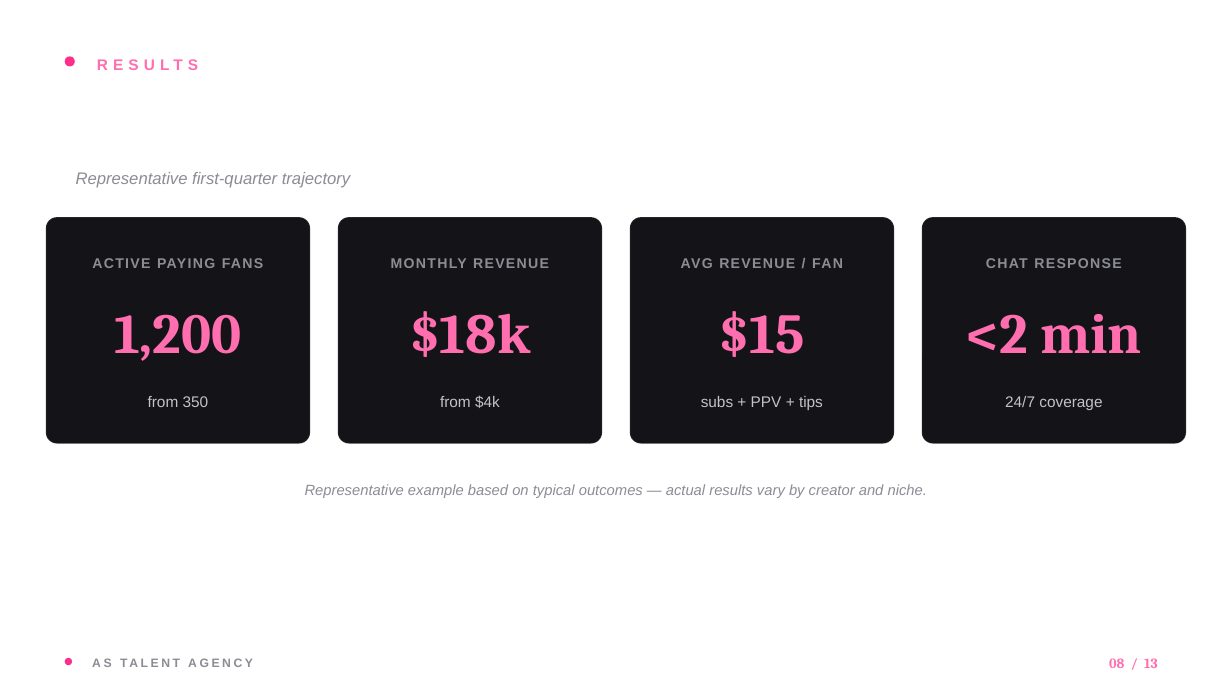
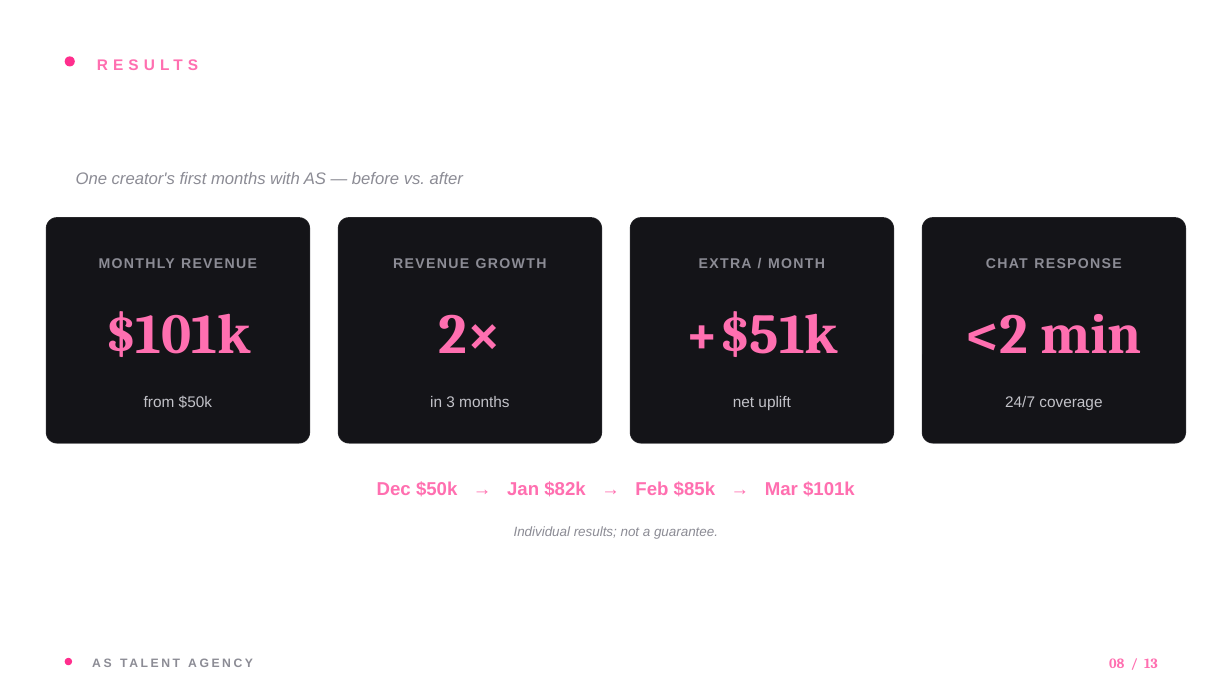
Before and after one commit to baxmand/dasdsjfoisdjfoisj.github.io, a slide deck: slide 8 of AS-Talent-Agency.pptx. Drawn at 1232x693 pixels with LibreOffice and Linux fonts; fonts in the diff are those of the drawing; background and template pictures are left out. Boxes give left, top, right and bottom in pixels: in the first picture for what was removed or moved away, otherwise in the second. Text is boxed around its words. In the diff, an @@ line names an element or a change of style, - is before the commit and + after.

```diff
--- a/AS-Talent-Agency.pptx
+++ b/AS-Talent-Agency.pptx
@@ text at (76, 172, 463, 184): text changed @@
-Representative first-quarter trajectory
+One creator's first months with AS — before vs. after
@@ text at (99, 258, 257, 268): text changed @@
-ACTIVE PAYING FANS
+MONTHLY REVENUE
@@ text at (393, 258, 547, 268): text changed @@
-MONTHLY REVENUE
+REVENUE GROWTH
@@ text at (699, 258, 825, 268): text changed @@
-AVG REVENUE / FAN
+EXTRA / MONTH
@@ text at (105, 311, 251, 357): text changed @@
-1,200
+$101k
@@ text at (439, 314, 501, 353): text changed @@
-$18k
+2×
@@ text at (686, 311, 839, 357): text changed @@
-$15
++$51k
@@ text at (144, 395, 212, 408): text changed @@
-from 350
+from $50k
@@ text at (430, 396, 509, 407): text changed @@
-from $4k
+in 3 months
@@ text at (733, 396, 790, 410): text changed @@
-subs + PPV + tips
+net uplift
@@ text at (377, 481, 855, 497): text changed; size 11.5 to 14.5 pt; text colour #8C8C95 to #FF6FB0; bold on; italic off @@
-Representative example based on typical outcomes — actual results vary by creator and niche.
+Dec $50k → Jan $82k → Feb $85k → Mar $101k
@@ text added at (514, 526, 718, 539), 10.5 pt, text #8C8C95, italic @@
+Individual results; not a guarantee.
```
Also in this commit, not shown: 4 other files.
